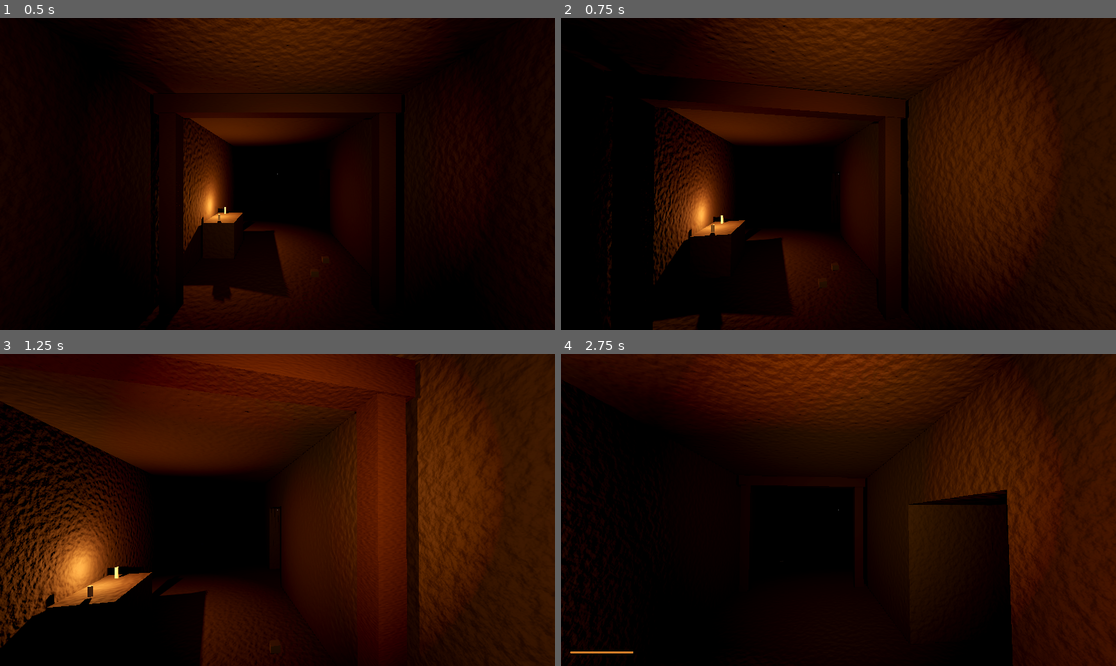
Above: before the commit, frames 1-4 (two rows, left to right).
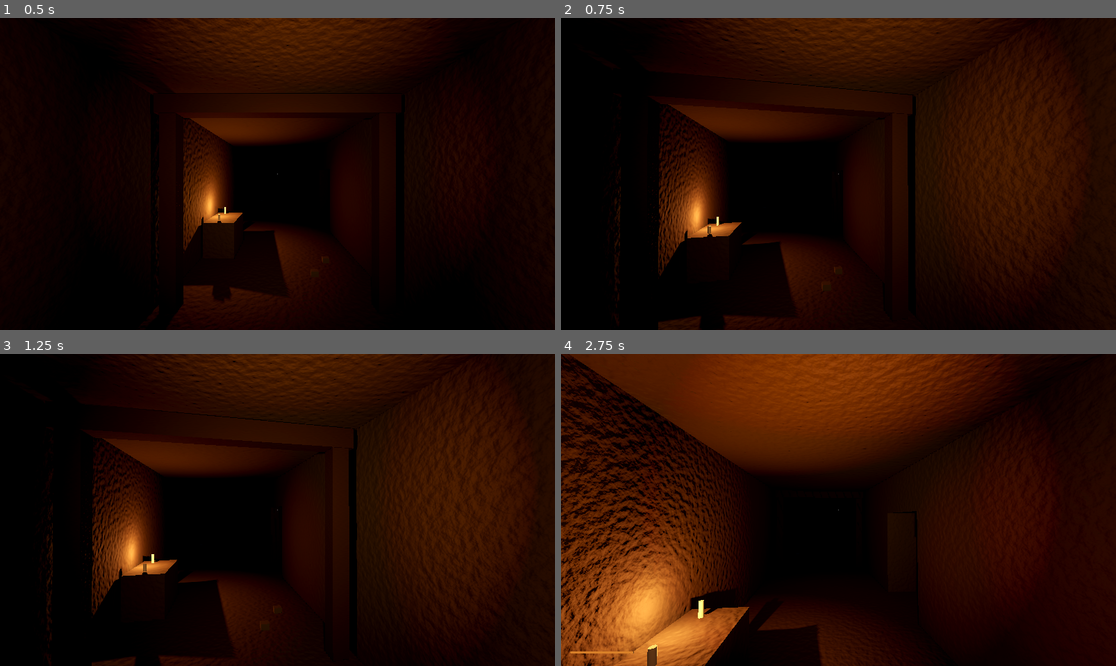
Above: after the commit, the same moments.

Repository: mateomerino14/socavon
Game: Godot game, scene res://src/world/test_tunnel/test_tunnel.tscn
Same seed, same stepped clock (60 frames per second), same inputs: the game is played once before the commit and once after it. Sound files missing from this copy of the repository are replaced by a short silence.
Inputs (mouse positions are in pixels of both pictures, inside the frame that each line leads up to):
- Up to frame 1 (0.5 s): no input
- Up to frame 2 (0.75 s): tap Enter at 0.5 s; move the mouse to (866, 174) at 0.52 s; hold W (move_forward) from 0.53 s (still down); hold Right mouse button (listen, bound only after the commit) from 0.53 s (still down)
- Up to frame 3 (1.25 s): keep holding W (move_forward); keep holding Right mouse button (listen, bound only after the commit)
- Up to frame 4 (2.75 s): keep holding W (move_forward); move the mouse to (810, 510) at 1.27 s; release Right mouse button (listen, bound only after the commit) at 1.28 s; tap Ctrl (crouch) at 1.35 s; right-click (810, 510) at 1.55 s; move the mouse to (849, 503) at 2.02 s; hold E (interact) from 2.03 s (still down); right-click (849, 503) at 2.3 s

Frame 1 is identical in both runs. In frame 2, 6.6% of the frame differs, in the area x 8-93%, y 0-100%; in frame 3, 40%; in frame 4, 53%, in the area x 0-100%, y 0-100%.

Commit message:
feat: Permite escuchar quieto y asomarse por las esquinas sin atravesar la roca

Diff:
--- a/project.godot
+++ b/project.godot
@@ -139,6 +139,24 @@
 , Object(InputEventJoypadMotion,"resource_local_to_scene":false,"resource_name":"","device":0,"axis":5,"axis_value":1.0,"script":null)
 ]
 }
+listen={
+"deadzone": 0.5,
+"events": [Object(InputEventMouseButton,"resource_local_to_scene":false,"resource_name":"","device":32,"window_id":0,"alt_pressed":false,"shift_pressed":false,"ctrl_pressed":false,"meta_pressed":false,"button_mask":0,"position":Vector2(0, 0),"global_position":Vector2(0, 0),"factor":1.0,"button_index":2,"canceled":false,"pressed":false,"double_click":false,"script":null)
+, Object(InputEventJoypadMotion,"resource_local_to_scene":false,"resource_name":"","device":0,"axis":4,"axis_value":1.0,"script":null)
+]
+}
+lean_left={
+"deadzone": 0.2,
+"events": [Object(InputEventKey,"resource_local_to_scene":false,"resource_name":"","device":16,"window_id":0,"alt_pressed":false,"shift_pressed":false,"ctrl_pressed":false,"meta_pressed":false,"pressed":false,"keycode":0,"physical_keycode":81,"key_label":0,"unicode":0,"location":0,"echo":false,"script":null)
+, Object(InputEventJoypadButton,"resource_local_to_scene":false,"resource_name":"","device":0,"button_index":9,"pressure":0.0,"pressed":false,"script":null)
+]
+}
+lean_right={
+"deadzone": 0.2,
+"events": [Object(InputEventKey,"resource_local_to_scene":false,"resource_name":"","device":16,"window_id":0,"alt_pressed":false,"shift_pressed":false,"ctrl_pressed":false,"meta_pressed":false,"pressed":false,"keycode":0,"physical_keycode":90,"key_label":0,"unicode":0,"location":0,"echo":false,"script":null)
+, Object(InputEventJoypadButton,"resource_local_to_scene":false,"resource_name":"","device":0,"button_index":10,"pressure":0.0,"pressed":false,"script":null)
+]
+}
 
 [physics]
 
--- /dev/null
+++ b/src/player/components/listen_component.gd
@@ -0,0 +1,38 @@
+class_name ListenComponent
+extends Node
+## Escuchar: baja el ambiente, sube los efectos y cierra un poco la vista al concentrarse.
+
+const AMBIENCE_BUS := &"Ambiente"
+const EFFECTS_BUS := &"Efectos"
+const NORMAL_DB := 0.0
+
+@export var ambience_listening_db := -18.0
+@export var effects_listening_db := 6.0
+@export var fov_reduction := 8.0
+@export var transition_speed := 4.0
+
+var is_listening := false
+
+var _weight := 0.0
+var _base_fov := 0.0
+
+@onready var _ambience_bus := AudioServer.get_bus_index(AMBIENCE_BUS)
+@onready var _effects_bus := AudioServer.get_bus_index(EFFECTS_BUS)
+
+
+## Indica si el jugador está escuchando en este frame.
+func set_listening(value: bool) -> void:
+	is_listening = value
+
+
+## Acerca los buses de audio y la vista al estado de escucha o al normal.
+func update_listening(delta: float, camera: Camera3D) -> void:
+	if _base_fov == 0.0:
+		_base_fov = camera.fov
+	var target := 0.0
+	if is_listening:
+		target = 1.0
+	_weight = move_toward(_weight, target, transition_speed * delta)
+	AudioServer.set_bus_volume_db(_ambience_bus, lerpf(NORMAL_DB, ambience_listening_db, _weight))
+	AudioServer.set_bus_volume_db(_effects_bus, lerpf(NORMAL_DB, effects_listening_db, _weight))
+	camera.fov = _base_fov - fov_reduction * _weight
--- a/src/player/first_person_camera.gd
+++ b/src/player/first_person_camera.gd
@@ -19,6 +19,11 @@
 
 @export_group("Altura")
 @export var height_transition_speed := 9.0
+
+@export_group("Asomarse")
+@export var lean_distance := 0.4
+@export var lean_angle_degrees := 9.0
+@export var lean_speed := 8.0
 
 var look_enabled := true
 var sensitivity_scale := 1.0
@@ -52,6 +57,14 @@
 	position.y = lerpf(position.y, _target_height, height_transition_speed * delta)
 
 
+## Inclina la cabeza hacia un lado (-1 izquierda, 1 derecha) sin pasar del espacio libre.
+func update_lean(delta: float, direction: float, free_space: float) -> void:
+	var offset := clampf(direction * lean_distance, -free_space, free_space)
+	position.x = lerpf(position.x, offset, lean_speed * delta)
+	var roll := -deg_to_rad(lean_angle_degrees) * offset / lean_distance
+	rotation.z = lerp_angle(rotation.z, roll, lean_speed * delta)
+
+
 ## Fija la altura de los ojos respecto al suelo.
 func set_target_height(height: float) -> void:
 	_target_height = height
@@ -73,6 +86,8 @@
 ## Endereza la cabeza y la cámara, como al reaparecer.
 func reset_look() -> void:
 	rotation.x = 0.0
+	rotation.z = 0.0
+	position.x = 0.0
 	_camera.position = Vector3.ZERO
 
 
--- a/src/player/player.gd
+++ b/src/player/player.gd
@@ -14,6 +14,8 @@
 const NO_STONES_NOTICE := "No tienes piedras"
 ## Grupo declarado en player.tscn; así el Tío lo encuentra aunque esté antes en el árbol.
 const GROUP := &"player"
+## Distancia que se deja entre la cabeza y la pared al asomarse.
+const LEAN_WALL_MARGIN := 0.2
 
 @export_group("Velocidades (m/s)")
 @export var walk_speed := 2.4
@@ -51,6 +53,9 @@
 @onready var _interactor: Interactor = $Head/Camera3D/Interactor
 @onready var _stone_thrower: StoneThrower = $Head/Camera3D/StoneThrower
 @onready var _dread_sense: DreadSense = $DreadSense
+@onready var _listen: ListenComponent = $ListenComponent
+@onready var _lean_check: RayCast3D = $LeanCheck
+@onready var _camera: Camera3D = $Head/Camera3D
 
 
 ## Prepara la cápsula, conecta los componentes y pone al jugador de pie.
@@ -86,10 +91,17 @@
 ## Mueve al jugador y alimenta a la cabeza, la estamina y los pasos.
 func _physics_process(delta: float) -> void:
 	var input_dir := Vector2.ZERO
+	var is_listening := false
+	var lean := 0.0
 	if _controls_enabled:
-		input_dir = Input.get_vector("move_left", "move_right", "move_forward", "move_back")
+		is_listening = Input.is_action_pressed("listen")
+		lean = Input.get_axis("lean_left", "lean_right")
+		if not is_listening:
+			input_dir = Input.get_vector("move_left", "move_right", "move_forward", "move_back")
 		if not crouch_toggles:
 			_is_crouch_requested = Input.is_action_pressed("crouch")
+	_listen.set_listening(is_listening)
+	_listen.update_listening(delta, _camera)
 	_update_crouch(delta)
 	_update_move_state(input_dir)
 	_stamina.set_draining(move_state == MoveState.SPRINT)
@@ -102,6 +114,9 @@
 	var travelled := (global_position - previous_position) * HORIZONTAL_PLANE
 	_footsteps.register_movement(travelled.length(), move_state, global_position)
 	_head.update_bob(delta, _horizontal_speed() / walk_speed, is_on_floor())
+	if move_state == MoveState.SPRINT:
+		lean = 0.0
+	_head.update_lean(delta, lean, _free_space_to_side(lean))
 	_interactor.update_focus(self)
 	_lamp.set_dread(_dread_sense.update_dread())
 
@@ -228,6 +243,21 @@
 	return Vector2(velocity.x, velocity.z).length()
 
 
+## Devuelve cuánto puede asomarse hacia ese lado antes de tocar la pared.
+func _free_space_to_side(direction: float) -> float:
+	if direction == 0.0:
+		return _head.lean_distance
+	_lean_check.position.y = _head.position.y
+	_lean_check.target_position = Vector3(
+		signf(direction) * (_head.lean_distance + LEAN_WALL_MARGIN), 0, 0
+	)
+	_lean_check.force_raycast_update()
+	if not _lean_check.is_colliding():
+		return _head.lean_distance
+	var distance := _lean_check.global_position.distance_to(_lean_check.get_collision_point())
+	return maxf(distance - LEAN_WALL_MARGIN, 0.0)
+
+
 ## Aplica los ajustes del jugador a la entrada y a la mirada.
 func _apply_settings() -> void:
 	crouch_toggles = Settings.crouch_toggles
--- a/src/player/player.tscn
+++ b/src/player/player.tscn
@@ -9,6 +9,7 @@
 [ext_resource type="Script" path="res://src/player/components/inventory_component.gd" id="7_inventory"]
 [ext_resource type="Script" path="res://src/player/components/stone_thrower.gd" id="8_thrower"]
 [ext_resource type="Script" path="res://src/player/components/dread_sense.gd" id="9_dread"]
+[ext_resource type="Script" path="res://src/player/components/listen_component.gd" id="14_listen"]
 [ext_resource type="AudioStream" path="res://assets/audio/footstep_rock_1.wav" id="10_step1"]
 [ext_resource type="AudioStream" path="res://assets/audio/footstep_rock_2.wav" id="11_step2"]
 [ext_resource type="AudioStream" path="res://assets/audio/footstep_rock_3.wav" id="12_step3"]
@@ -76,6 +77,7 @@
 [node name="Audio" type="AudioStreamPlayer3D" parent="FootstepComponent"]
 stream = SubResource("AudioStreamRandomizer_steps")
 max_polyphony = 2
+bus = &"Efectos"
 
 [node name="InventoryComponent" type="Node" parent="."]
 script = ExtResource("7_inventory")
@@ -83,3 +85,11 @@
 [node name="DreadSense" type="Node3D" parent="."]
 transform = Transform3D(1, 0, 0, 0, 1, 0, 0, 0, 1, 0, 1, 0)
 script = ExtResource("9_dread")
+
+[node name="ListenComponent" type="Node" parent="."]
+script = ExtResource("14_listen")
+
+[node name="LeanCheck" type="RayCast3D" parent="."]
+transform = Transform3D(1, 0, 0, 0, 1, 0, 0, 0, 1, 0, 1.65, 0)
+enabled = false
+target_position = Vector3(0.6, 0, 0)
Not shown, added: src/player/components/listen_component.gd.uid
